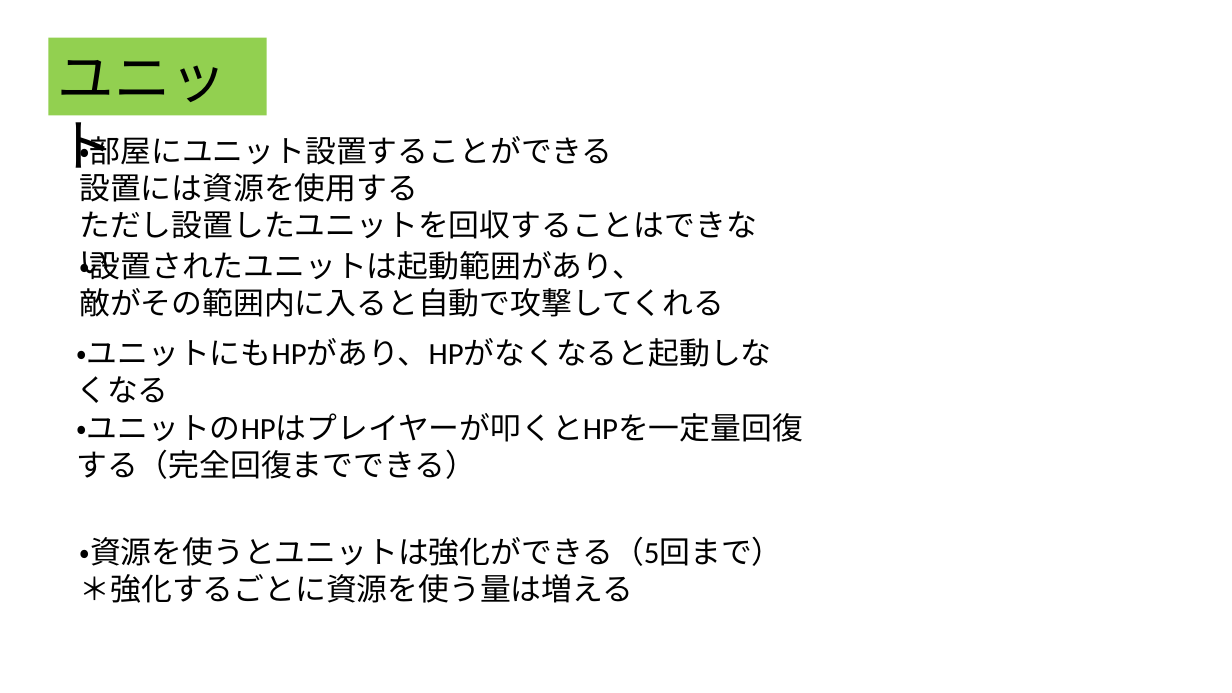
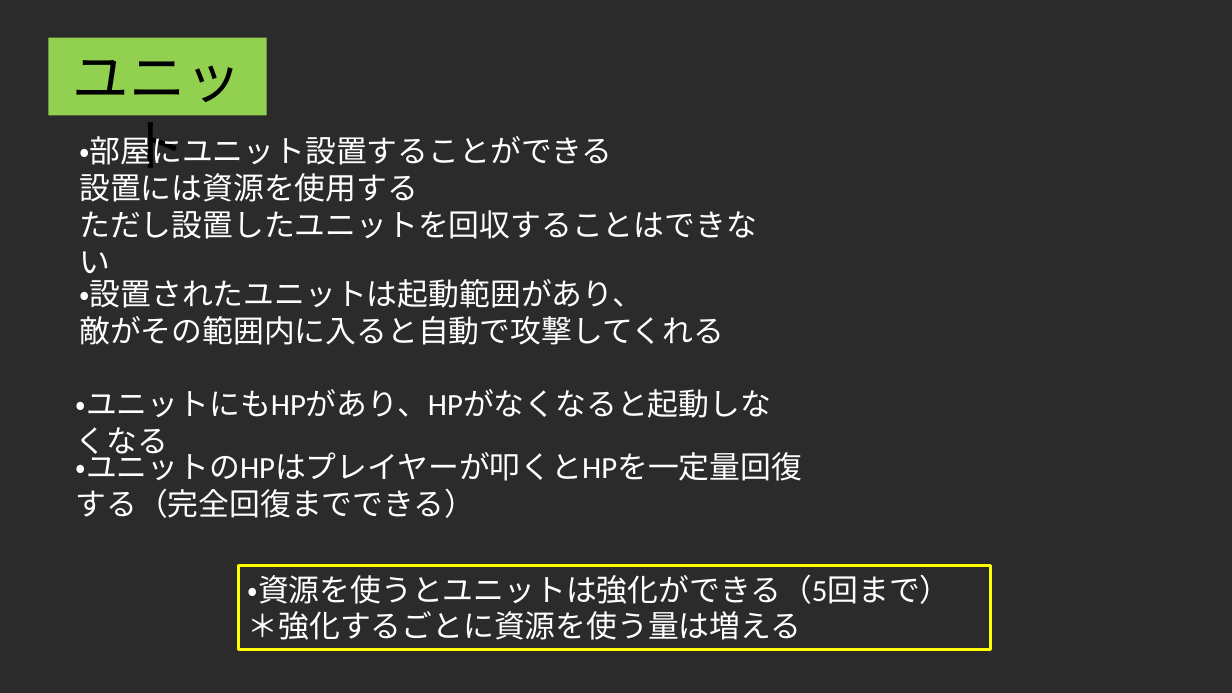
Before and after one commit to ster1271/JobGame, a slide deck: slide 6 of data/就職作品企画書_宮近一星.pptx. Drawn at 1232x693 pixels with LibreOffice and Linux fonts; fonts in the diff are those of the drawing; background and template pictures are left out; a plain dark background stands for a picture behind light text. Boxes give left, top, right and bottom in pixels: in the first picture for what was removed or moved away, otherwise in the second. Text is boxed around its words. In the diff, an @@ line names an element or a change of style, - is before the commit and + after.

```diff
--- a/data/就職作品企画書_宮近一星.pptx
+++ b/data/就職作品企画書_宮近一星.pptx
@@ background #FFFFFF to picture (left out) @@
@@ rectangle "ユニット" at <box>48,38,266,116</box>: alignment left to centre @@
@@ text "・設置されたユニットは起動範囲があり、": place and size @@
-text "・設置されたユニットは起動範囲があり、" at <box>79,251,724,317</box>
+text "・設置されたユニットは起動範囲があり、" at <box>79,279,724,345</box>
@@ text colour #000000 to #FFFFFF in 4 elements at <box>79,131,757,239</box>, <box>79,279,724,345</box>, <box>76,446,803,518</box>, <box>76,389,771,418</box> @@
@@ text "・ユニットにもHPがあり、HPがなくなると起動しなくなる": place and size @@
-text "・ユニットにもHPがあり、HPがなくなると起動しなくなる" at <box>76,338,771,367</box>
+text "・ユニットにもHPがあり、HPがなくなると起動しなくなる" at <box>76,389,771,418</box>
@@ text "・ユニットのHPはプレイヤーが叩くとHPを一定量回復する（完全回復までできる）": place and size @@
-text "・ユニットのHPはプレイヤーが叩くとHPを一定量回復する（完全回復までできる）" at <box>76,413,803,479</box>
+text "・ユニットのHPはプレイヤーが叩くとHPを一定量回復する（完全回復までできる）" at <box>76,446,803,518</box>
@@ rectangle "・資源を使うとユニットは強化ができる（5回まで）": place and size @@
-rectangle "・資源を使うとユニットは強化ができる（5回まで）" at <box>80,536,783,603</box>
+rectangle "・資源を使うとユニットは強化ができる（5回まで）" at <box>238,566,991,650</box>
@@ rectangle "・資源を使うとユニットは強化ができる（5回まで）" at <box>238,566,991,650</box>: text colour #000000 to #FFFFFF; outline none to #FFFF00 2.25 pt @@
```
Also in this commit, not shown: 8 other slides changed.
